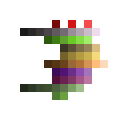
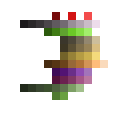
Comparing the layer stacks of the two 128x128 images. Changes:
painted on "Pallette" over [20,12,100,44]
